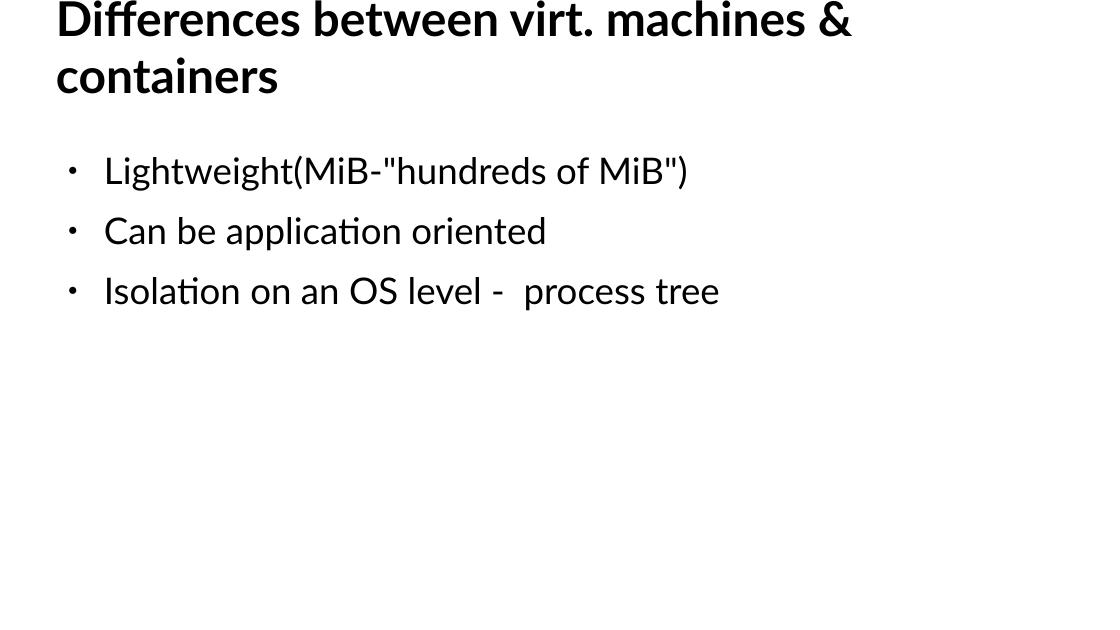
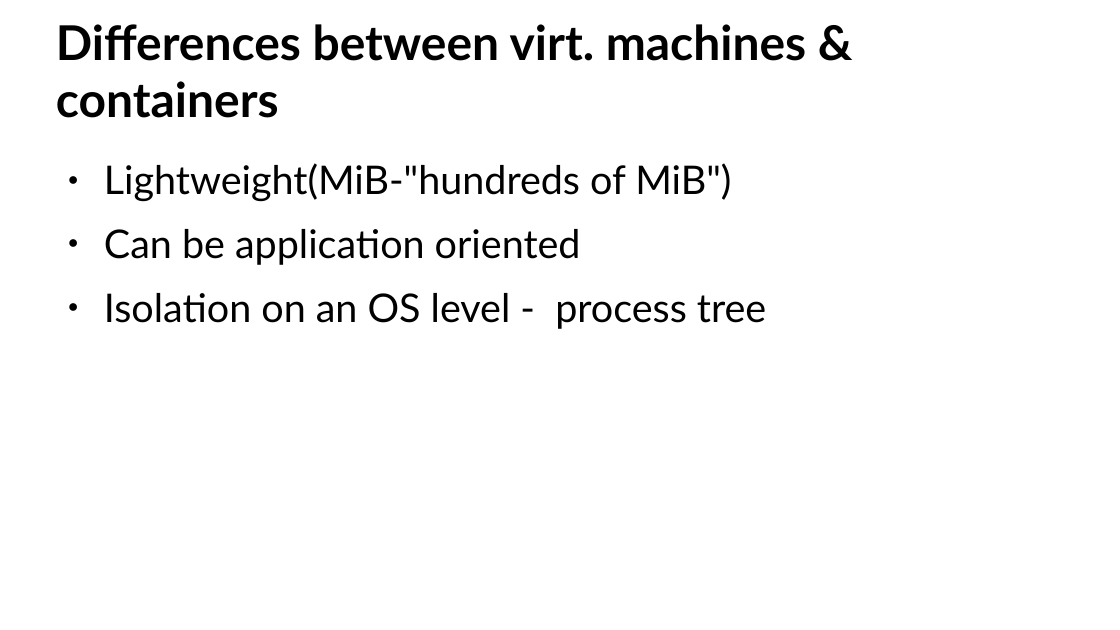
Before and after one commit to djz88/docs, a slide deck: slide 14 of kontejnery/kernel_isolation_linuxdays2017.odp. Drawn at 1120x630 pixels with LibreOffice and Linux fonts; fonts in the diff are those of the drawing; background and template pictures are left out. Boxes give left, top, right and bottom in pixels: in the first picture for what was removed or moved away, otherwise in the second. Text is boxed around its words. In the diff, an @@ line names an element or a change of style, - is before the commit and + after.

```diff
--- a/kontejnery/kernel_isolation_linuxdays2017.odp
+++ b/kontejnery/kernel_isolation_linuxdays2017.odp
@@ title "Differences between virt. machines & ...": place and size @@
-title "Differences between virt. machines & ..." at bbox=[56, 0, 806, 94]
+title "Differences between virt. machines & ..." at bbox=[56, 24, 806, 118]
@@ text "Lightweight(MiB-"hundreds of MiB")": place and size @@
-text "Lightweight(MiB-"hundreds of MiB")" at bbox=[104, 155, 719, 311]
+text "Lightweight(MiB-"hundreds of MiB")" at bbox=[104, 163, 766, 329]
@@ text "Lightweight(MiB-"hundreds of MiB")" at bbox=[104, 163, 766, 329]: size 26 to 28 pt @@
```
Also in this commit, not shown: 15 other slides changed, 2 slides added, 14 slides removed, 1 other file.
